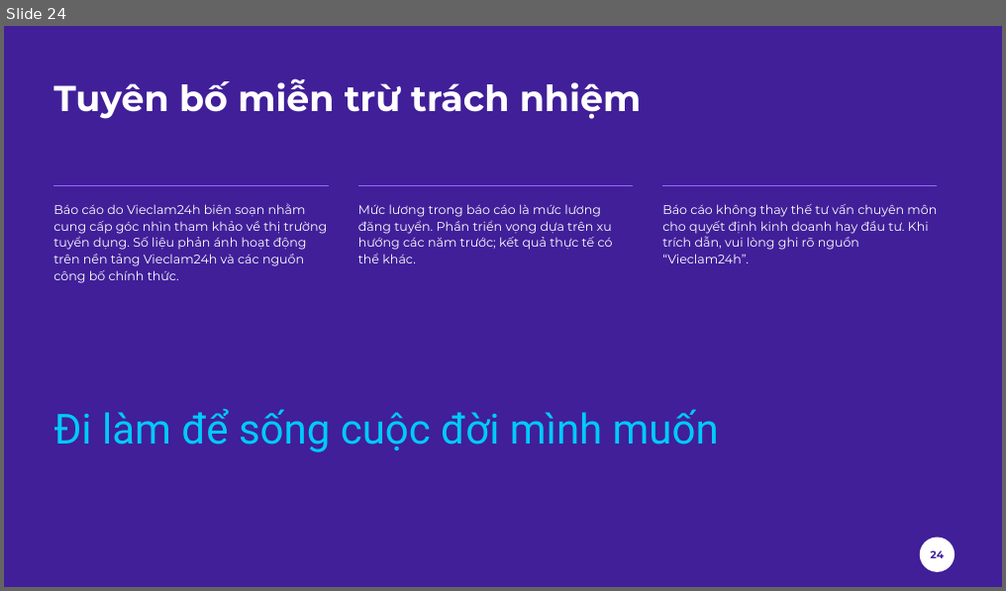
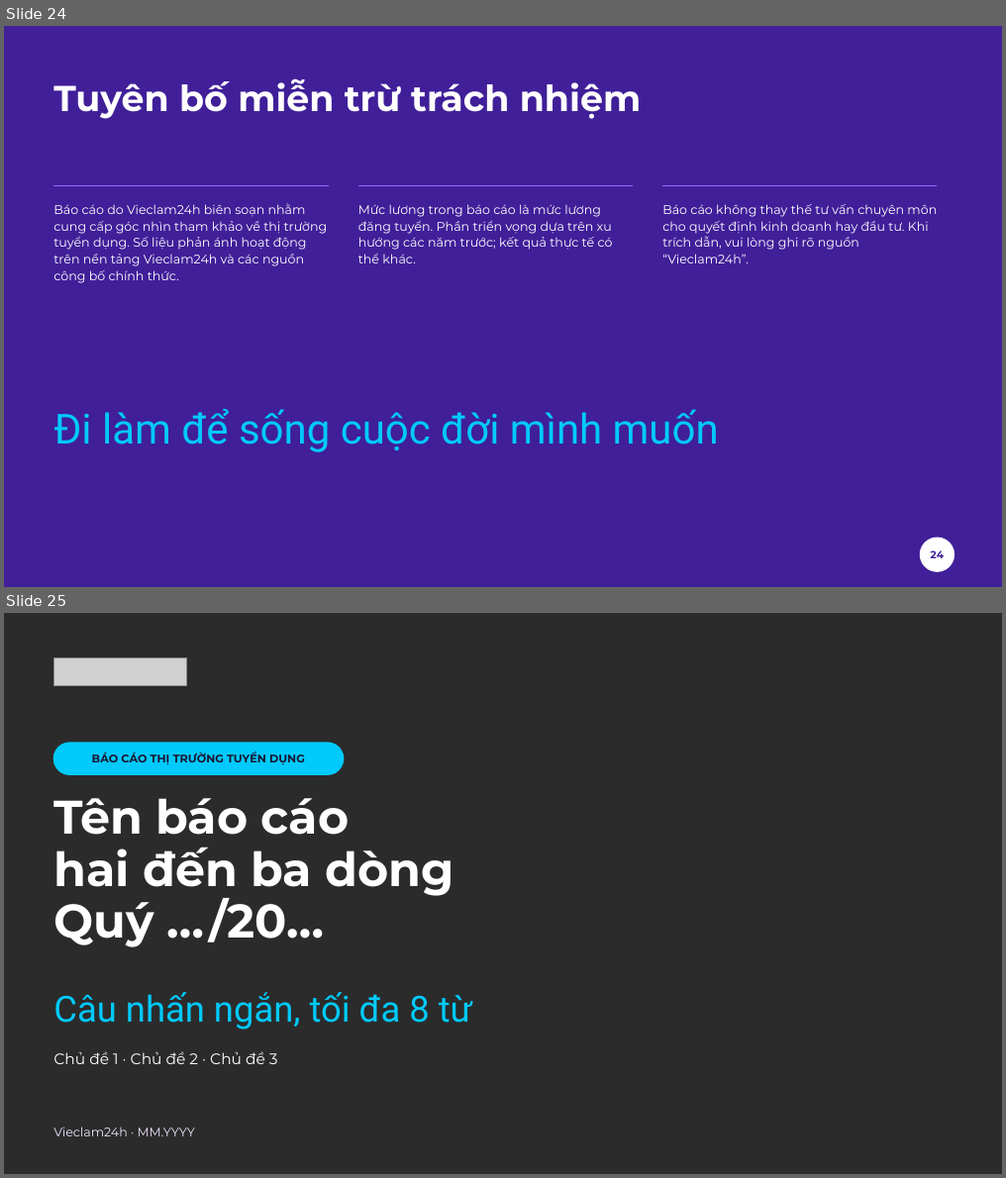
Before and after one commit to thienbq/Vieclam24h-brand, a slide deck: Vieclam24h_Slide_Template.pptx. Shown one above the other, each under a label of ours: slide 24 before the commit, slides 24 and 25 after it. The pictures are 1006x591 and 1006x1178 pixels, drawn with LibreOffice and Linux fonts; fonts in the diff are those of the drawing; grey boxes stand for pictures; background and template pictures are left out; a plain dark background stands for a picture behind light text. Boxes give left, top, right and bottom in pixels: in the first picture for what was removed or moved away, otherwise in the second. Text is boxed around its words. In the diff, an @@ line names an element or a change of style, - is before the commit and + after.

```diff
--- a/Vieclam24h_Slide_Template.pptx
+++ b/Vieclam24h_Slide_Template.pptx
@@ slide 25 added at (4,613,1002,1174), background picture (left out) @@
@@ picture added at (54,658,186,686) @@
@@ rounded rectangle added at (54,743,344,774), fill #00CAFB, outline #00CAFB 1 pt @@
@@ text added at (92,752,305,765), 8 pt, text #1B1530, bold @@
+BÁO CÁO THỊ TRƯỜNG TUYỂN DỤNG
@@ text added at (54,798,454,948), 34 pt, text #FFFFFF, bold @@
+Tên báo cáo
+hai đến ba dòng
+Quý …/20…
@@ text added at (54,992,472,1030), 26 pt, text #00CAFB @@
+Câu nhấn ngắn, tối đa 8 từ
@@ text added at (54,1052,278,1064), 11 pt, text #FFFFFF @@
+Chủ đề 1 · Chủ đề 2 · Chủ đề 3
@@ text added at (54,1127,195,1137), 9 pt, text #EFE4FF @@
+Vieclam24h · MM.YYYY
```
Also in this commit, not shown: 4 other slides added, 2 other files.
